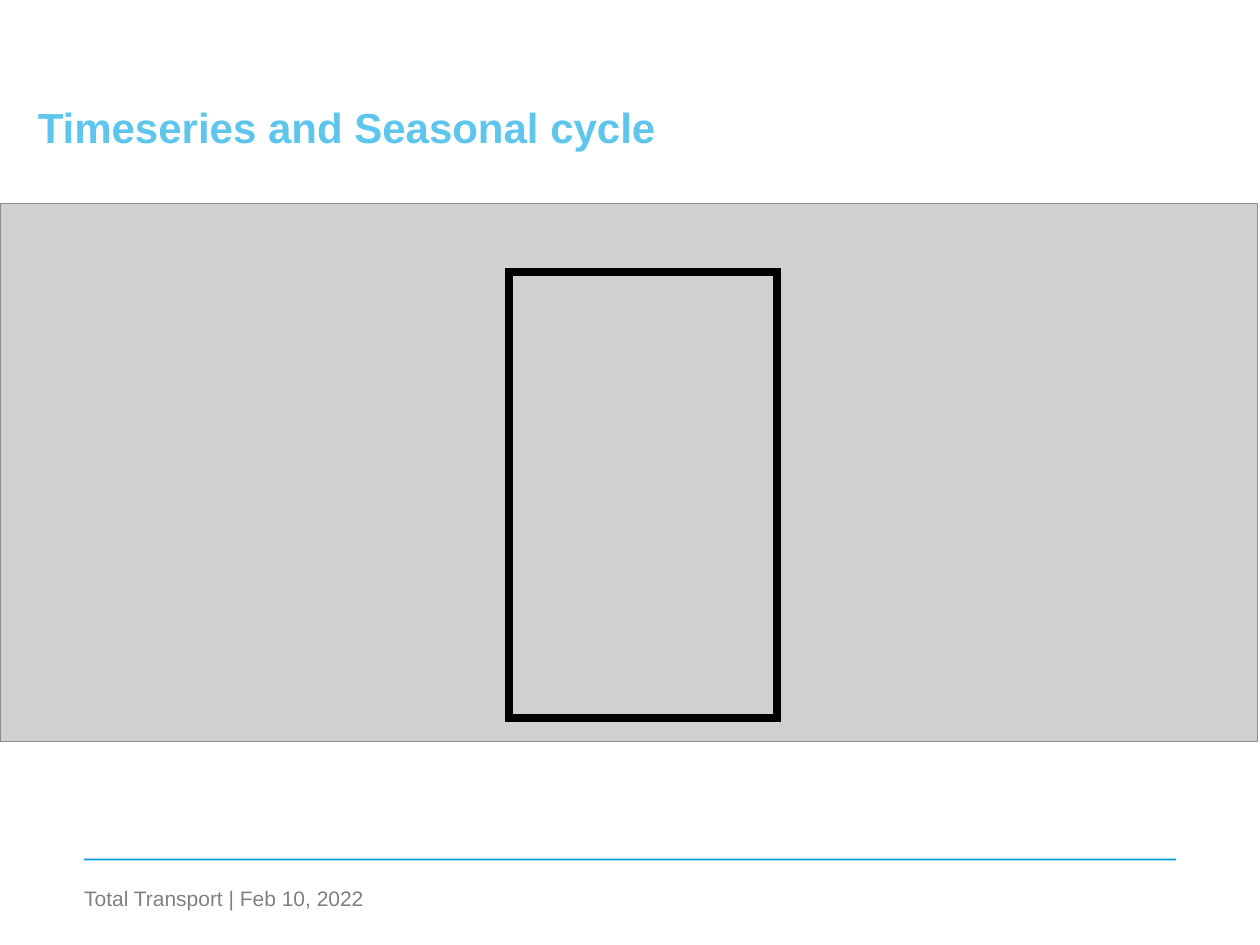
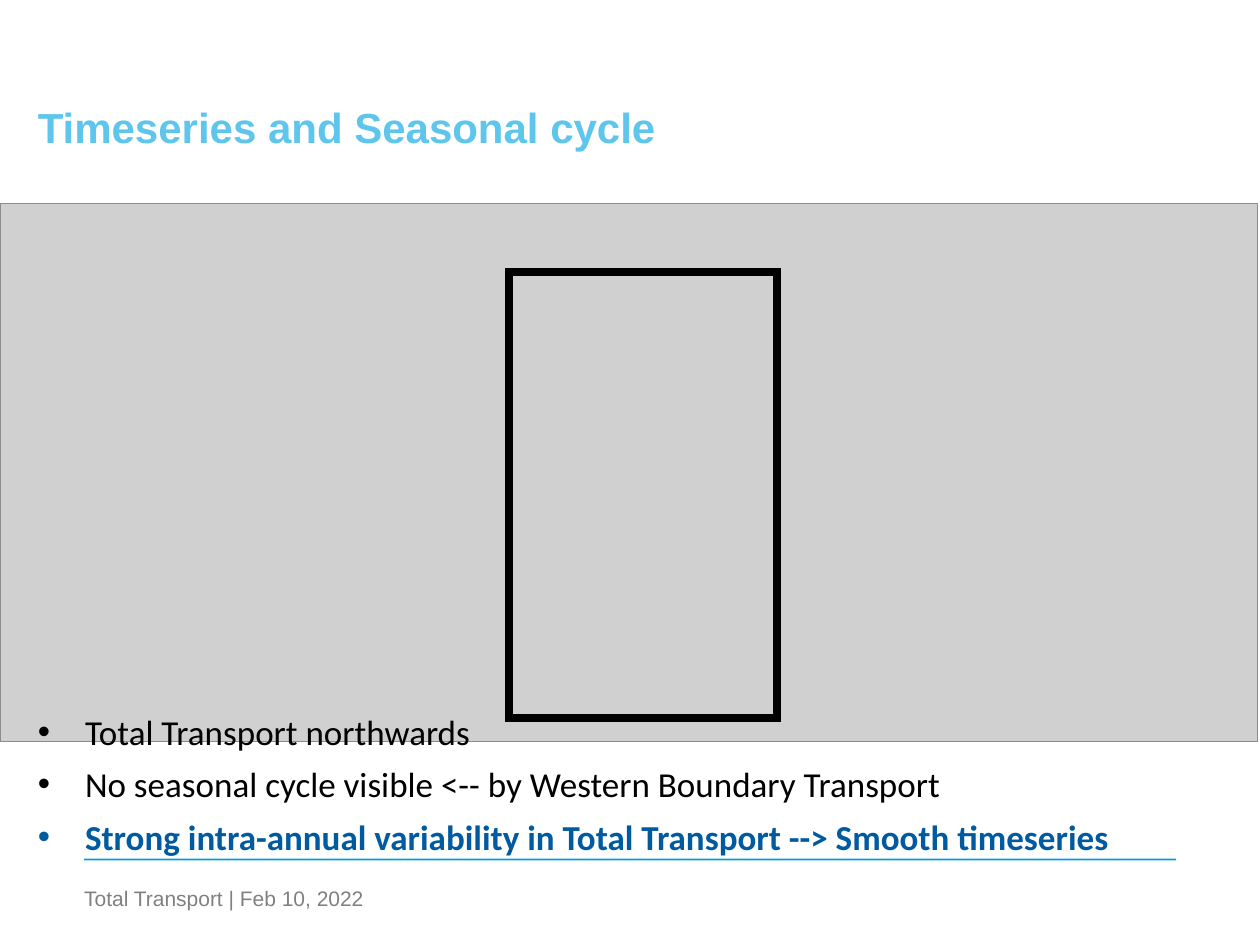
Before and after one commit to nilsnevertree/ApothermGroupProject, a slide deck: slide 3 of Thermo_Group_Project.pptx. Drawn at 1260x945 pixels with LibreOffice and Linux fonts; fonts in the diff are those of the drawing; grey boxes stand for pictures; background and template pictures are left out. Boxes give left, top, right and bottom in pixels: in the first picture for what was removed or moved away, otherwise in the second. Text is boxed around its words. In the diff, an @@ line names an element or a change of style, - is before the commit and + after.

```diff
--- a/Thermo_Group_Project.pptx
+++ b/Thermo_Group_Project.pptx
@@ text added at [85,720,1108,859], 20 pt, text #000000 @@
+• Total Transport northwards
+• No seasonal cycle visible <-- by Western Boundary Transport
+• Strong intra-annual variability in Total Transport --> Smooth timeseries
```
Also in this commit, not shown: 3 other slides changed, 7 other files.
